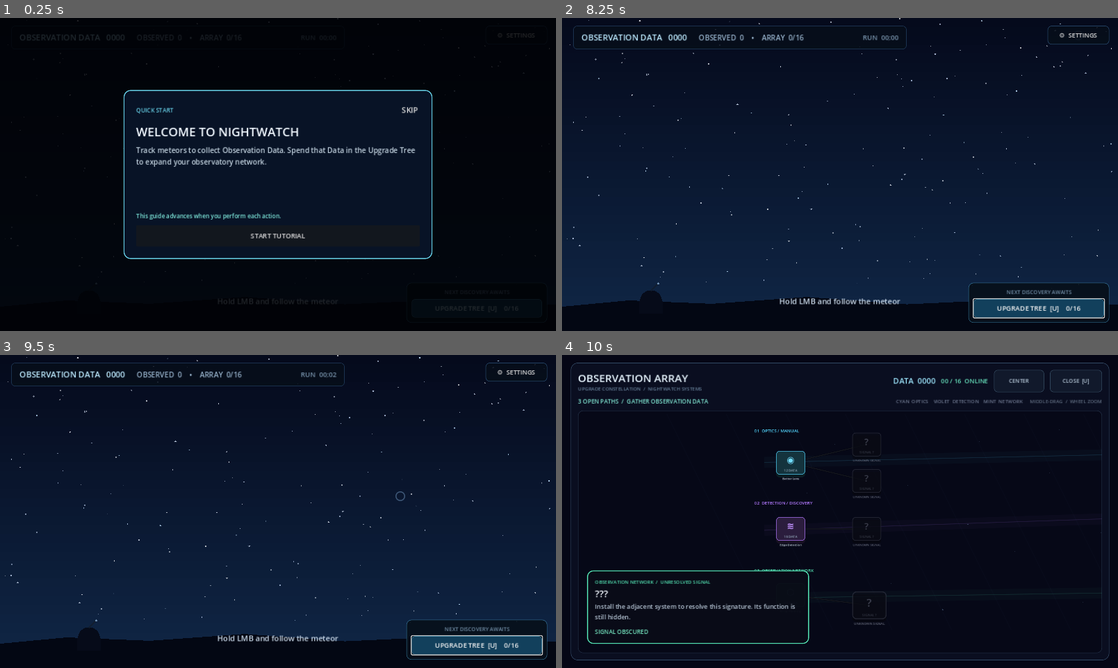
Above: before the commit, frames 1-4 (two rows, left to right).
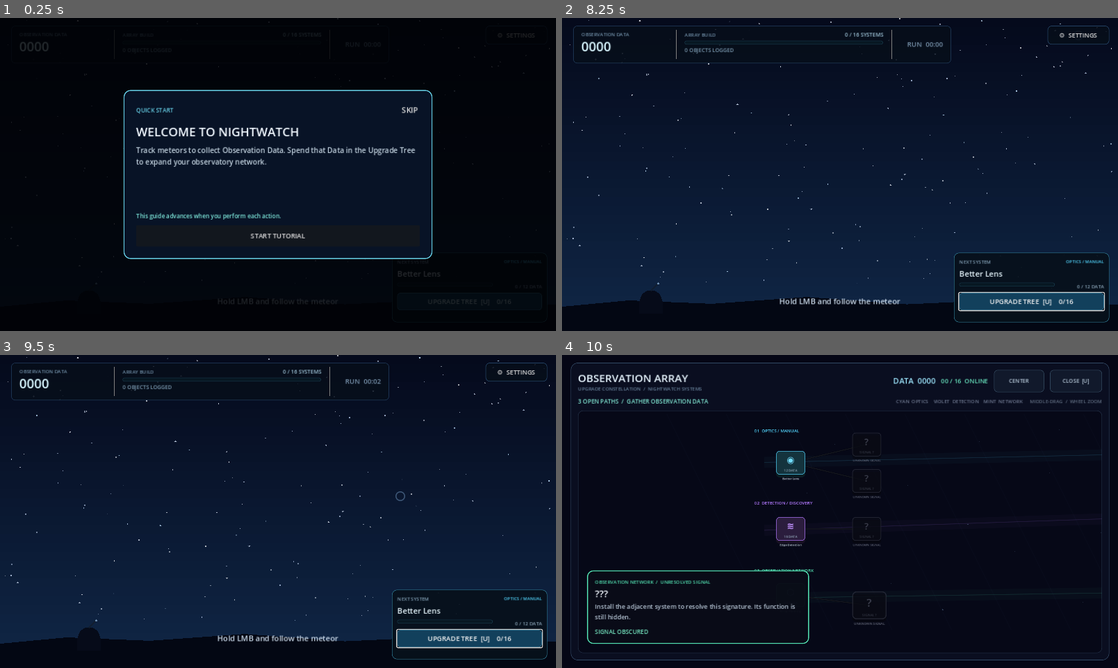
Above: after the commit, the same moments.

Repository: frotrue/nightwatch-array
Game: Godot game, scene res://scenes/main.tscn
The game is run twice, just before and just after one commit, with the same random seed, the same clock (stepped at 60 frames per second) and the same inputs.
Inputs (mouse positions are in pixels of both pictures, inside the frame that each line leads up to):
- Up to frame 1 (0.25 s): no input
- Up to frame 2 (8.25 s): click "SKIP" at 0.5 s; click "UPGRADE TREE [U] 0/16" at 1.25 s; click "CENTER" at 2 s; click "◉" at 2.75 s; click "?" at 3.5 s; click "?" at 4.25 s; click "≋" at 5 s; click "?" at 5.75 s; click "⬡" at 6.5 s; click "?" at 7.25 s; click "⚙ SETTINGS" at 8 s
- Up to frame 3 (9.5 s): tap Enter at 8.75 s; move the mouse to (400, 495) at 8.77 s; hold D from 8.78 s (still down); tap U at 8.85 s; click (400, 495) at 8.92 s
- Up to frame 4 (10 s): release D at 9.5 s; tap Space at 9.5 s; drag from (728, 527) to (812, 574) at 9.52 s

The runs differ from the first frame. In frame 1, 0.2% of the frame differs, in the area x 3-94%, y 5-94%; in frame 2, 5.9%, in the area x 2-99%, y 2-98%; in frame 3, 5.9%; in frame 4, less than 0.1%.
Error in both runs: Invalid call. Nonexistent function 'get_mouse_filter_with_override' in base 'Button'. (res://scripts/observation_controller.gd:151)

Commit message:
feat: refresh incremental progression HUD

Diff:
--- a/localization/ui.csv
+++ b/localization/ui.csv
@@ -49,12 +49,24 @@
 BANNER_SLOT_LOADED,SLOT %d LOADED,슬롯 %d을 불러왔습니다
 HUD_DATA,OBSERVATION DATA   %04d,관측 데이터   %04d
 HUD_STATUS,OBSERVED  %d    •    ARRAY  %d/%d,관측  %d    •    관측망  %d/%d
+HUD_DATA_CAPTION,OBSERVATION DATA,관측 데이터
+HUD_ARRAY_CAPTION,ARRAY BUILD,관측망 구축
+HUD_ARRAY_PROGRESS,%d / %d SYSTEMS,%d / %d 시스템
+HUD_OBSERVED_COUNT,%d OBJECTS LOGGED,관측 기록 %d건
+HUD_DATA_GAIN,+%d DATA,+%d 데이터
 HUD_TIME,RUN  %02d:%02d,진행  %02d:%02d
 HUD_TUTORIAL_START,Hold LMB and follow the meteor,마우스 왼쪽 버튼을 누른 채 유성을 따라가세요
 HUD_TUTORIAL_DONE,Observation logged. Open the Upgrade Tree [U] to expand the array.,관측이 기록되었습니다. 업그레이드 트리 [U]에서 관측망을 확장하세요.
 HUD_UPGRADE_BUTTON,UPGRADE TREE  [U]    %d/%d,업그레이드 트리  [U]    %d/%d
 HUD_UPGRADE_AVAILABLE,◆  UPGRADE AVAILABLE,◆  업그레이드 가능
 HUD_NEXT_DISCOVERY,NEXT DISCOVERY AWAITS,다음 발견을 기다리는 중
+HUD_NEXT_SYSTEM,NEXT SYSTEM,다음 시스템
+HUD_READY_COUNT,  •  %d READY,  •  %d개 가능
+HUD_READY_INSTALL,READY  •  %d DATA,설치 가능  •  데이터 %d
+HUD_DATA_PROGRESS,%d / %d DATA,데이터 %d / %d
+HUD_ARRAY_COMPLETE,ARRAY COMPLETE,관측망 완성
+HUD_NETWORK_STABLE,NIGHTWATCH ARRAY STABLE,나이트워치 관측망 안정
+HUD_ALL_SYSTEMS_ONLINE,ALL SYSTEMS ONLINE,모든 시스템 가동
 HUD_TRACKING,%s   %d%%,%s   %d%%
 HUD_END_SUCCESS,PROTOTYPE COMPLETE,프로토타입 완료
 HUD_END_FAILURE,MAJOR FIREBALL LOST,대형 화구 관측 실패
--- a/scripts/hud.gd
+++ b/scripts/hud.gd
@@ -12,13 +12,23 @@
 var settings_controller: Node
 var save_game_controller: Node
 var root_control: Control
+var data_caption_label: Label
 var data_label: Label
+var data_gain_label: Label
+var array_caption_label: Label
+var array_progress_label: Label
+var array_progress_bar: ProgressBar
 var status_label: Label
 var time_label: Label
 var tutorial_label: Label
 var banner_label: Label
+var tree_panel: PanelContainer
 var tree_button: Button
 var upgrade_available_label: Label
+var next_system_name_label: Label
+var next_system_branch_label: Label
+var next_system_cost_label: Label
+var next_system_bar: ProgressBar
 var tracking_panel: PanelContainer
 var tracking_name: Label
 var tracking_bar: ProgressBar
@@ -49,6 +59,8 @@
 var tutorial_complete: bool = false
 var last_runtime_second: int = -1
 var last_tracking_text: String = ""
+var last_observation_data: float = -1.0
+var data_gain_tween: Tween
 var last_end_success: bool = false
 var paused_by_settings: bool = false
 
@@ -62,6 +74,7 @@
 func bind_progression(controller: Node) -> void:
 	progression = controller
 	progression.state_changed.connect(_refresh_progression)
+	last_observation_data = float(progression.observation_data)
 	_refresh_progression()
 
 
@@ -213,9 +226,14 @@
 func _refresh_progression() -> void:
 	if progression == null:
 		return
-	data_label.text = tr("HUD_DATA") % int(floor(progression.observation_data))
-	status_label.text = tr("HUD_STATUS") % [
-		progression.success_count,
+	var current_data := float(progression.observation_data)
+	if last_observation_data >= 0.0 and current_data > last_observation_data:
+		_show_data_gain(current_data - last_observation_data)
+	last_observation_data = current_data
+	data_label.text = "%04d" % int(floor(current_data))
+	status_label.text = tr("HUD_OBSERVED_COUNT") % progression.success_count
+	array_progress_bar.value = float(progression.upgrade_level)
+	array_progress_label.text = tr("HUD_ARRAY_PROGRESS") % [
 		progression.upgrade_level,
 		Balance.UPGRADE_NODES.size()
 	]
@@ -224,12 +242,81 @@
 		if progression.can_purchase(node_id):
 			affordable += 1
 	tree_button.text = tr("HUD_UPGRADE_BUTTON") % [progression.upgrade_level, Balance.UPGRADE_NODES.size()]
-	if affordable > 0:
-		upgrade_available_label.text = tr("HUD_UPGRADE_AVAILABLE")
-		upgrade_available_label.add_theme_color_override("font_color", Color("7ee9dc"))
+	_refresh_next_system(affordable)
+
+
+func _refresh_next_system(affordable: int) -> void:
+	var definition := _get_recommended_upgrade()
+	if definition.is_empty():
+		upgrade_available_label.text = tr("HUD_ARRAY_COMPLETE")
+		upgrade_available_label.add_theme_color_override("font_color", Color("8fffe5"))
+		next_system_name_label.text = tr("HUD_NETWORK_STABLE")
+		next_system_name_label.add_theme_color_override("font_color", Color("dffff7"))
+		next_system_branch_label.text = "16 / 16"
+		next_system_branch_label.add_theme_color_override("font_color", Color("7ee9dc"))
+		next_system_cost_label.text = tr("HUD_ALL_SYSTEMS_ONLINE")
+		next_system_cost_label.add_theme_color_override("font_color", Color("7ee9dc"))
+		next_system_bar.max_value = float(Balance.UPGRADE_NODES.size())
+		next_system_bar.value = float(Balance.UPGRADE_NODES.size())
+		next_system_bar.add_theme_stylebox_override("fill", _panel_style(Color("52e0b1"), Color("8fffe5"), 3))
+		tree_panel.add_theme_stylebox_override("panel", _panel_style(Color(0.025, 0.064, 0.105, 0.94), Color("52e0b1"), 10))
+		return
+
+	var branch_id := String(definition.branch)
+	var branch: Dictionary = Balance.BRANCHES.get(branch_id, {})
+	var branch_color: Color = branch.get("color", Color("53d6ff"))
+	var cost := float(definition.cost)
+	var ready: bool = bool(progression.can_purchase(String(definition.id)))
+	upgrade_available_label.text = tr("HUD_NEXT_SYSTEM")
+	upgrade_available_label.add_theme_color_override("font_color", Color("7f9bb1"))
+	next_system_name_label.text = tr("UPGRADE_%s_NAME" % String(definition.id).to_upper())
+	next_system_name_label.add_theme_color_override("font_color", Color("e9f8ff"))
+	next_system_branch_label.text = tr("BRANCH_%s" % branch_id.to_upper())
+	next_system_branch_label.add_theme_color_override("font_color", branch_color)
+	next_system_bar.max_value = maxf(1.0, cost)
+	next_system_bar.value = minf(float(progression.observation_data), cost)
+	next_system_bar.add_theme_stylebox_override("fill", _panel_style(branch_color.darkened(0.18), branch_color, 3))
+	if ready:
+		next_system_cost_label.text = tr("HUD_READY_INSTALL") % int(cost)
+		next_system_cost_label.add_theme_color_override("font_color", Color("8fffe5"))
+		tree_panel.add_theme_stylebox_override("panel", _panel_style(Color(0.025, 0.075, 0.105, 0.96), branch_color, 10))
 	else:
-		upgrade_available_label.text = tr("HUD_NEXT_DISCOVERY")
-		upgrade_available_label.add_theme_color_override("font_color", Color("718ca5"))
+		next_system_cost_label.text = tr("HUD_DATA_PROGRESS") % [
+			int(floor(progression.observation_data)),
+			int(cost)
+		]
+		next_system_cost_label.add_theme_color_override("font_color", Color("8da7bb"))
+		tree_panel.add_theme_stylebox_override("panel", _panel_style(Color(0.025, 0.064, 0.105, 0.94), branch_color.darkened(0.42), 10))
+	if affordable > 1:
+		upgrade_available_label.text += tr("HUD_READY_COUNT") % affordable
+
+
+func _get_recommended_upgrade() -> Dictionary:
+	var recommendation: Dictionary = {}
+	for node_id in progression.get_available_nodes():
+		var definition: Dictionary = Balance.upgrade_definition(node_id)
+		if recommendation.is_empty() or int(definition.cost) < int(recommendation.cost):
+			recommendation = definition
+	return recommendation
+
+
+func _show_data_gain(amount: float) -> void:
+	if amount < 1.0 or data_gain_label == null:
+		return
+	if data_gain_tween != null and data_gain_tween.is_valid():
+		data_gain_tween.kill()
+	data_gain_label.text = tr("HUD_DATA_GAIN") % int(round(amount))
+	data_gain_label.modulate = Color.WHITE
+	data_gain_label.visible = true
+	data_label.modulate = Color("8fffe5")
+	data_gain_tween = create_tween()
+	data_gain_tween.set_parallel(true)
+	data_gain_tween.tween_property(data_label, "modulate", Color.WHITE, 0.48)
+	data_gain_tween.tween_property(data_gain_label, "modulate:a", 0.0, 0.72).set_delay(0.42)
+	data_gain_tween.chain().tween_callback(func():
+		if is_instance_valid(data_gain_label):
+			data_gain_label.visible = false
+	)
 
 
 func _on_tree_button_pressed() -> void:
@@ -317,6 +404,8 @@
 func _apply_locale() -> void:
 	if root_control == null:
 		return
+	data_caption_label.text = tr("HUD_DATA_CAPTION")
+	array_caption_label.text = tr("HUD_ARRAY_CAPTION")
 	settings_button.text = "⚙  " + tr("SETTINGS_BUTTON")
 	settings_title.text = tr("SETTINGS_TITLE")
 	settings_subtitle.text = tr("SETTINGS_SUBTITLE")
@@ -363,9 +452,9 @@
 	top_panel.name = "TopStatus"
 	top_panel.set_anchors_preset(Control.PRESET_TOP_WIDE)
 	top_panel.anchor_left = 0.02
-	top_panel.anchor_right = 0.62
+	top_panel.anchor_right = 0.70
 	top_panel.offset_top = 16.0
-	top_panel.offset_bottom = 65.0
+	top_panel.offset_bottom = 94.0
 	top_panel.add_theme_stylebox_override("panel", _panel_style(Color(0.025, 0.055, 0.10, 0.82), Color(0.26, 0.48, 0.68, 0.34), 8))
 	top_panel.mouse_filter = Control.MOUSE_FILTER_IGNORE
 	root_control.add_child(top_panel)
@@ -373,18 +462,70 @@
 	top_margin.mouse_filter = Control.MOUSE_FILTER_IGNORE
 	top_margin.add_theme_constant_override("margin_left", 16)
 	top_margin.add_theme_constant_override("margin_right", 16)
+	top_margin.add_theme_constant_override("margin_top", 9)
+	top_margin.add_theme_constant_override("margin_bottom", 9)
 	top_panel.add_child(top_margin)
 	var top_row := HBoxContainer.new()
 	top_row.mouse_filter = Control.MOUSE_FILTER_IGNORE
-	top_row.add_theme_constant_override("separation", 24)
+	top_row.add_theme_constant_override("separation", 16)
 	top_margin.add_child(top_row)
-	data_label = _make_label(tr("HUD_DATA") % 0, 17, Color("bdeaff"))
-	status_label = _make_label(tr("HUD_STATUS") % [0, 0, Balance.UPGRADE_NODES.size()], 15, Color("93adc6"))
-	status_label.size_flags_horizontal = Control.SIZE_EXPAND_FILL
+
+	var data_column := VBoxContainer.new()
+	data_column.name = "DataReadout"
+	data_column.mouse_filter = Control.MOUSE_FILTER_IGNORE
+	data_column.custom_minimum_size = Vector2(178, 0)
+	data_column.add_theme_constant_override("separation", -2)
+	top_row.add_child(data_column)
+	data_caption_label = _make_label(tr("HUD_DATA_CAPTION"), 10, Color("6f8da6"))
+	var data_row := HBoxContainer.new()
+	data_row.mouse_filter = Control.MOUSE_FILTER_IGNORE
+	data_row.add_theme_constant_override("separation", 8)
+	data_label = _make_label("0000", 27, Color("d9f7ff"))
+	data_gain_label = _make_label(tr("HUD_DATA_GAIN") % 0, 12, Color("8fffe5"))
+	data_gain_label.vertical_alignment = VERTICAL_ALIGNMENT_CENTER
+	data_gain_label.visible = false
+	data_row.add_child(data_label)
+	data_row.add_child(data_gain_label)
+	data_column.add_child(data_caption_label)
+	data_column.add_child(data_row)
+
+	var first_divider := VSeparator.new()
+	first_divider.mouse_filter = Control.MOUSE_FILTER_IGNORE
+	top_row.add_child(first_divider)
+	var progress_column := VBoxContainer.new()
+	progress_column.name = "ArrayProgress"
+	progress_column.mouse_filter = Control.MOUSE_FILTER_IGNORE
+	progress_column.size_flags_horizontal = Control.SIZE_EXPAND_FILL
+	progress_column.add_theme_constant_override("separation", 3)
+	top_row.add_child(progress_column)
+	var progress_header := HBoxContainer.new()
+	progress_header.mouse_filter = Control.MOUSE_FILTER_IGNORE
+	array_caption_label = _make_label(tr("HUD_ARRAY_CAPTION"), 10, Color("6f8da6"))
+	array_caption_label.size_flags_horizontal = Control.SIZE_EXPAND_FILL
+	array_progress_label = _make_label(tr("HUD_ARRAY_PROGRESS") % [0, Balance.UPGRADE_NODES.size()], 11, Color("9fc4d8"))
+	array_progress_label.horizontal_alignment = HORIZONTAL_ALIGNMENT_RIGHT
+	progress_header.add_child(array_caption_label)
+	progress_header.add_child(array_progress_label)
+	array_progress_bar = ProgressBar.new()
+	array_progress_bar.name = "ArrayCompletionBar"
+	array_progress_bar.max_value = float(Balance.UPGRADE_NODES.size())
+	array_progress_bar.show_percentage = false
+	array_progress_bar.custom_minimum_size = Vector2(220, 8)
+	array_progress_bar.mouse_filter = Control.MOUSE_FILTER_IGNORE
+	array_progress_bar.add_theme_stylebox_override("background", _panel_style(Color("071722"), Color("173849"), 3))
+	array_progress_bar.add_theme_stylebox_override("fill", _panel_style(Color("368f9f"), Color("70e7d8"), 3))
+	status_label = _make_label(tr("HUD_OBSERVED_COUNT") % 0, 11, Color("7897ad"))
+	progress_column.add_child(progress_header)
+	progress_column.add_child(array_progress_bar)
+	progress_column.add_child(status_label)
+
+	var second_divider := VSeparator.new()
+	second_divider.mouse_filter = Control.MOUSE_FILTER_IGNORE
+	top_row.add_child(second_divider)
 	time_label = _make_label(tr("HUD_TIME") % [0, 0], 14, Color("7893ac"))
+	time_label.custom_minimum_size = Vector2(88, 0)
 	time_label.horizontal_alignment = HORIZONTAL_ALIGNMENT_RIGHT
-	top_row.add_child(data_label)
-	top_row.add_child(status_label)
+	time_label.vertical_alignment = VERTICAL_ALIGNMENT_CENTER
 	top_row.add_child(time_label)
 
 	banner_label = _make_label("", 24, Color.WHITE)
@@ -408,11 +549,11 @@
 	tutorial_label.vertical_alignment = VERTICAL_ALIGNMENT_CENTER
 	root_control.add_child(tutorial_label)
 
-	var tree_panel := PanelContainer.new()
+	tree_panel = PanelContainer.new()
 	tree_panel.name = "UpgradeTreeLauncher"
 	tree_panel.set_anchors_preset(Control.PRESET_BOTTOM_RIGHT)
-	tree_panel.offset_left = -310.0
-	tree_panel.offset_top = -100.0
+	tree_panel.offset_left = -340.0
+	tree_panel.offset_top = -162.0
 	tree_panel.offset_right = -18.0
 	tree_panel.offset_bottom = -18.0
 	tree_panel.mouse_filter = Control.MOUSE_FILTER_IGNORE
@@ -425,21 +566,49 @@
 	tree_panel.add_child(tree_margin)
 	var tree_column := VBoxContainer.new()
 	tree_column.mouse_filter = Control.MOUSE_FILTER_IGNORE
-	tree_column.add_theme_constant_override("separation", 5)
+	tree_column.add_theme_constant_override("separation", 6)
 	tree_margin.add_child(tree_column)
-	upgrade_available_label = _make_label(tr("HUD_NEXT_DISCOVERY"), 11, Color("718ca5"))
-	upgrade_available_label.horizontal_alignment = HORIZONTAL_ALIGNMENT_CENTER
+	var next_header := HBoxContainer.new()
+	next_header.name = "NextSystemHeader"
+	next_header.mouse_filter = Control.MOUSE_FILTER_IGNORE
+	upgrade_available_label = _make_label(tr("HUD_NEXT_SYSTEM"), 10, Color("7f9bb1"))
+	upgrade_available_label.size_flags_horizontal = Control.SIZE_EXPAND_FILL
+	next_system_branch_label = _make_label("", 9, Color("53d6ff"))
+	next_system_branch_label.horizontal_alignment = HORIZONTAL_ALIGNMENT_RIGHT
+	next_header.add_child(upgrade_available_label)
+	next_header.add_child(next_system_branch_label)
+	next_system_name_label = _make_label("", 16, Color("e9f8ff"))
+	next_system_name_label.name = "NextSystemName"
+	next_system_name_label.text_overrun_behavior = TextServer.OVERRUN_TRIM_ELLIPSIS
+	var next_progress_row := HBoxContainer.new()
+	next_progress_row.name = "NextSystemProgress"
+	next_progress_row.mouse_filter = Control.MOUSE_FILTER_IGNORE
+	next_progress_row.add_theme_constant_override("separation", 10)
+	next_system_bar = ProgressBar.new()
+	next_system_bar.show_percentage = false
+	next_system_bar.custom_minimum_size = Vector2(182, 8)
+	next_system_bar.size_flags_horizontal = Control.SIZE_EXPAND_FILL
+	next_system_bar.mouse_filter = Control.MOUSE_FILTER_IGNORE
+	next_system_bar.add_theme_stylebox_override("background", _panel_style(Color("071722"), Color("173849"), 3))
+	next_system_bar.add_theme_stylebox_override("fill", _panel_style(Color("368f9f"), Color("70e7d8"), 3))
+	next_system_cost_label = _make_label("0 / 0", 10, Color("8da7bb"))
+	next_system_cost_label.custom_minimum_size = Vector2(92, 0)
+	next_system_cost_label.horizontal_alignment = HORIZONTAL_ALIGNMENT_RIGHT
+	next_progress_row.add_child(next_system_bar)
+	next_progress_row.add_child(next_system_cost_label)
 	tree_button = Button.new()
 	tree_button.mouse_filter = Control.MOUSE_FILTER_STOP
 	tree_button.text = tr("HUD_UPGRADE_BUTTON") % [0, Balance.UPGRADE_NODES.size()]
-	tree_button.custom_minimum_size = Vector2(270, 38)
+	tree_button.custom_minimum_size = Vector2(300, 36)
 	tree_button.add_theme_font_size_override("font_size", 14)
 	tree_button.add_theme_color_override("font_color", Color("d9f7ff"))
 	tree_button.add_theme_stylebox_override("normal", _panel_style(Color("12405c"), Color("387794"), 6))
 	tree_button.add_theme_stylebox_override("hover", _panel_style(Color("185b79"), Color("68b4d2"), 6))
 	tree_button.add_theme_stylebox_override("pressed", _panel_style(Color("0d3047"), Color("78d9ef"), 6))
 	tree_button.pressed.connect(_on_tree_button_pressed)
-	tree_column.add_child(upgrade_available_label)
+	tree_column.add_child(next_header)
+	tree_column.add_child(next_system_name_label)
+	tree_column.add_child(next_progress_row)
 	tree_column.add_child(tree_button)
 
 	tracking_panel = PanelContainer.new()
--- a/tests/smoke_test.gd
+++ b/tests/smoke_test.gd
@@ -82,11 +82,16 @@
 	_check(initial.successes == 0, "run begins with no observations")
 	_check(not initial.final_started, "final event is initially inactive")
 	_check(game.progression.get_available_nodes().size() == 3, "only three opening choices are revealed")
+	_check(game.hud.array_progress_bar.max_value == 16.0, "HUD exposes the finite array completion goal")
+	_check(game.hud.next_system_name_label.text == TranslationServer.translate("UPGRADE_BETTER_LENS_NAME"), "HUD recommends the nearest affordable-path system")
+	_check(game.hud.next_system_bar.max_value == 12.0 and game.hud.next_system_bar.value == 0.0, "next-system card shows progress toward its Data cost")
 	_check(game.progression.get_node_state("long_exposure") == "hidden", "adjacent optics node begins hidden")
 	var data_before_rejected_purchase: float = game.progression.observation_data
 	_check(not game.progression.request_purchase("array_planning"), "purchase fails when Observation Data is insufficient")
 	_check(game.progression.observation_data == data_before_rejected_purchase, "failed purchase never deducts Data")
 	game.progression.add_debug_data(100.0)
+	_check(game.hud.data_gain_label.visible, "resource gains receive immediate HUD feedback")
+	_check(game.hud.next_system_bar.value == game.hud.next_system_bar.max_value, "next-system cost bar fills when an upgrade is affordable")
 	var data_before_prerequisite_bypass: float = game.progression.observation_data
 	_check(not game.progression.request_purchase("long_exposure"), "hidden prerequisite cannot be bypassed with enough Data")
 	_check(game.progression.observation_data == data_before_prerequisite_bypass, "prerequisite rejection never deducts Data")
@@ -117,6 +122,7 @@
 	_check(game.progression.observation_data >= 14.0, "observation awards data")
 	_check(game.progression.request_purchase("better_lens"), "first observation can buy Better Lens through the tree controller")
 	_check(game.progression.get_tracking_radius() > 36.0, "Better Lens changes the hit radius")
+	_check(game.hud.array_progress_bar.value == 1.0, "array completion meter advances with purchases")
 	_check(game.progression.get_node_state("long_exposure") == "available", "purchasing a node reveals its adjacent child")
 	var data_after_better_lens: float = game.progression.observation_data
 	_check(not game.progression.request_purchase("better_lens"), "a purchased node cannot be bought twice")
@@ -142,6 +148,7 @@
 
 	game.progression.debug_purchase_all()
 	_check(game.progression.upgrade_level == 16, "all tree nodes unlock through prerequisite-safe debug purchase")
+	_check(game.hud.next_system_name_label.text == TranslationServer.translate("HUD_NETWORK_STABLE"), "HUD resolves to a completed-array state")
 	for legacy_id in ["better_lens", "long_exposure", "wide_field", "trajectory", "precision_multiplier", "secondary_camera", "shower_detector", "automated_tracking"]:
 		_check(game.progression.has_upgrade(legacy_id), "legacy upgrade migrated: " + legacy_id)
 	_check(game.progression.has_upgrade("automated_tracking"), "final automation system is active")
Binary file changed: localization/ui.en.translation
Binary file changed: localization/ui.ko.translation
